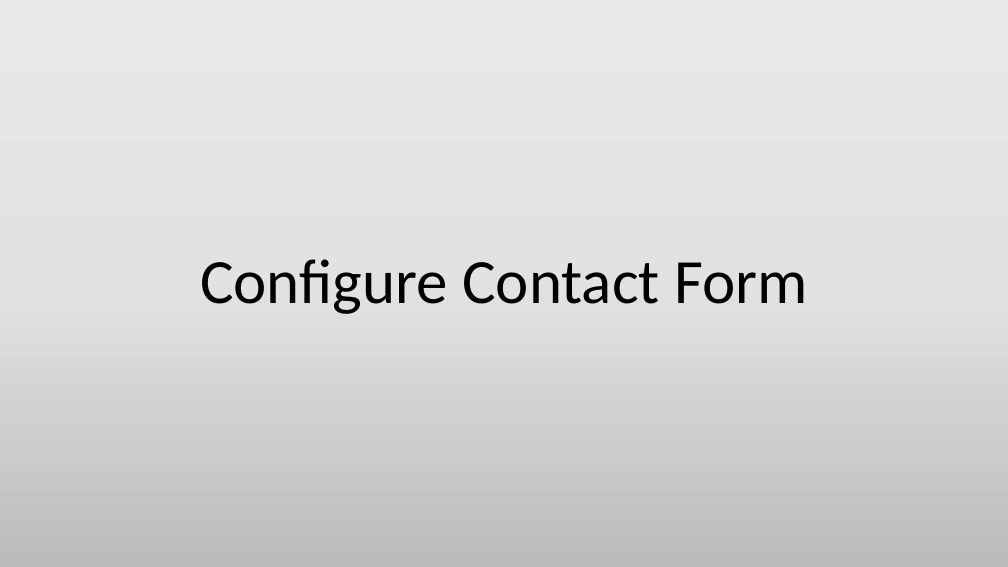
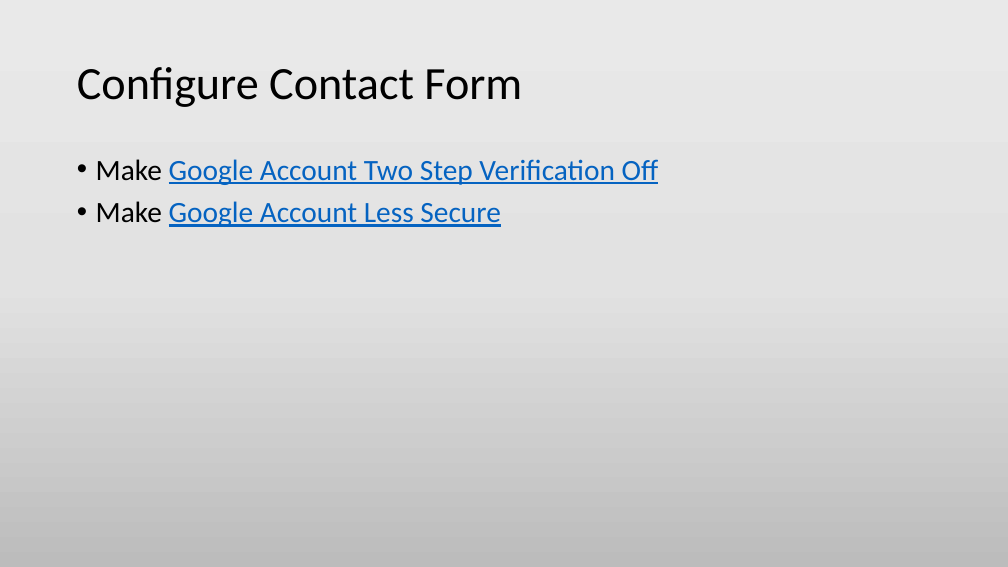
Before and after one commit to min-naing/Wordpress-Tuto-PowerPoint, a slide deck: slide 11 of 3. Building a Broucher Site.pptx. Drawn at 1008x567 pixels with LibreOffice and Linux fonts; fonts in the diff are those of the drawing. Boxes give left, top, right and bottom in pixels: in the first picture for what was removed or moved away, otherwise in the second. Text is boxed around its words. In the diff, an @@ line names an element or a change of style, - is before the commit and + after.

```diff
--- a/3. Building a Broucher Site.pptx
+++ b/3. Building a Broucher Site.pptx
@@ title "Configure Contact Form": place and size @@
-title "Configure Contact Form" at bbox=[200, 259, 808, 314]
+title "Configure Contact Form" at bbox=[77, 67, 522, 107]
@@ title "Configure Contact Form" at bbox=[77, 67, 522, 107]: size 60 to 44 pt; alignment centre to left @@
@@ text added at bbox=[96, 159, 659, 227], 28 pt, text #0563C1, underline @@
+• Make Google Account Two Step Verification Off
+• Make Google Account Less Secure
```
Also in this commit, not shown: 1 other slide changed, 1 other file.
